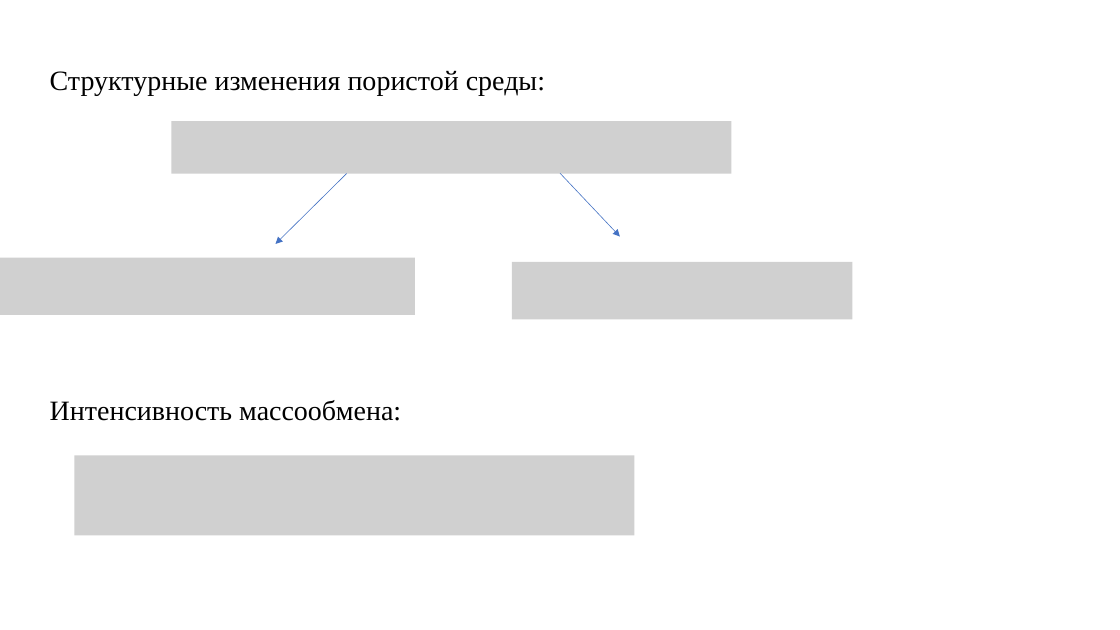
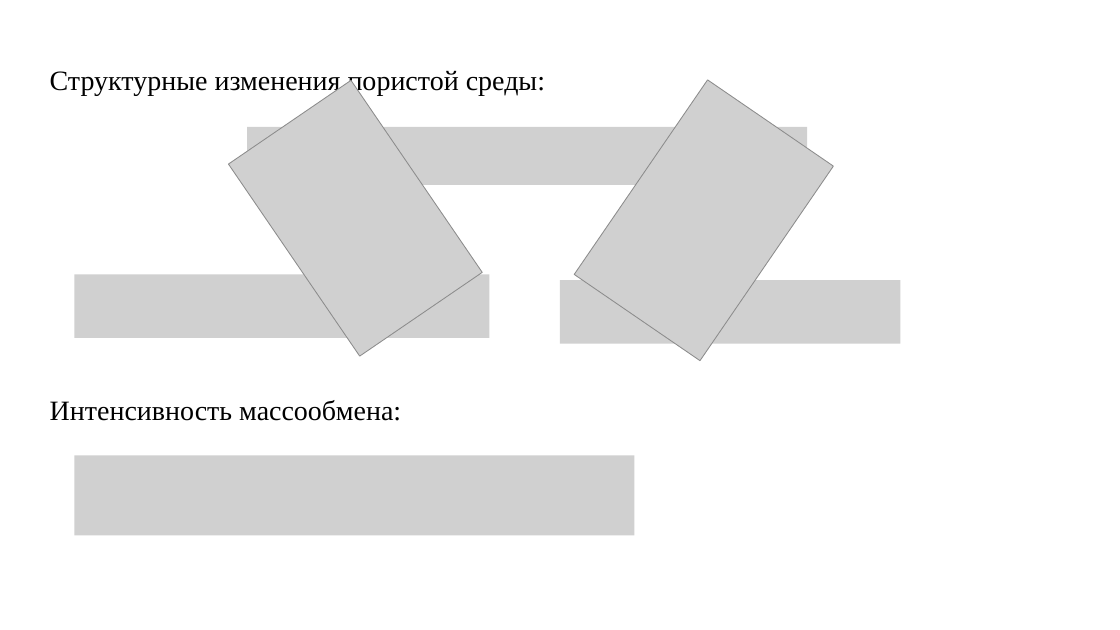
Before and after one commit to 1g0g0r/reservoir-simulator, a slide deck: slide 5 of resources/Лазарев.pptx (slide 6 before the commit). Drawn at 1120x630 pixels with LibreOffice and Linux fonts; fonts in the diff are those of the drawing; grey boxes stand for pictures. Boxes give left, top, right and bottom in pixels: in the first picture for what was removed or moved away, otherwise in the second. Text is boxed around its words. In the diff, an @@ line names an element or a change of style, - is before the commit and + after.

```diff
--- a/resources/Лазарев.pptx
+++ b/resources/Лазарев.pptx
@@ picture added at box(229, 80, 483, 356) @@
@@ picture added at box(574, 80, 834, 361) @@
@@ picture: place and size @@
-picture at box(171, 121, 732, 173)
+picture at box(247, 127, 807, 185)
@@ arrow removed from (347, 174) to (276, 244) @@
@@ arrow removed from (560, 173) to (620, 237) @@
@@ picture: place and size @@
-picture at box(0, 258, 415, 315)
+picture at box(75, 275, 490, 339)
@@ picture: place and size @@
-picture at box(512, 262, 852, 319)
+picture at box(560, 280, 901, 344)
```
Also in this commit, not shown: 2 other slides changed, 1 slide removed, 1 other file.
